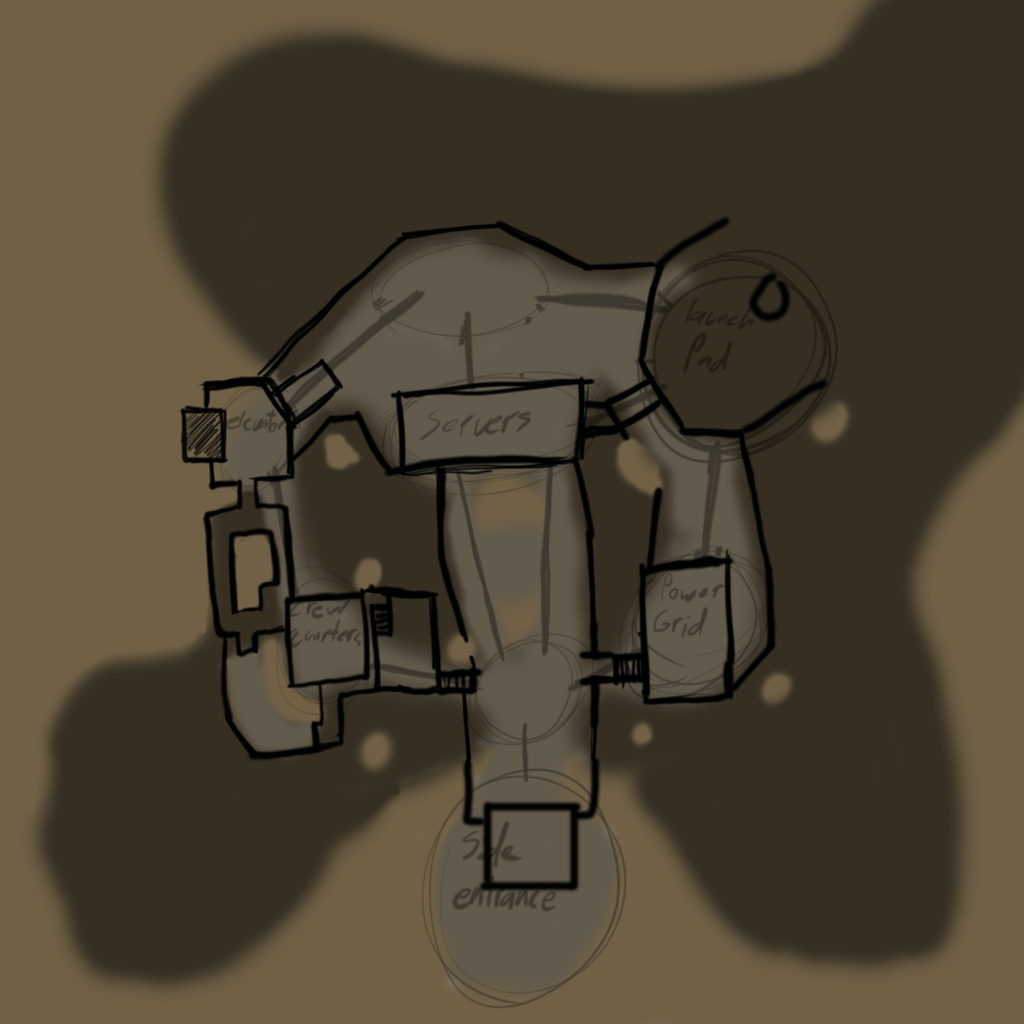
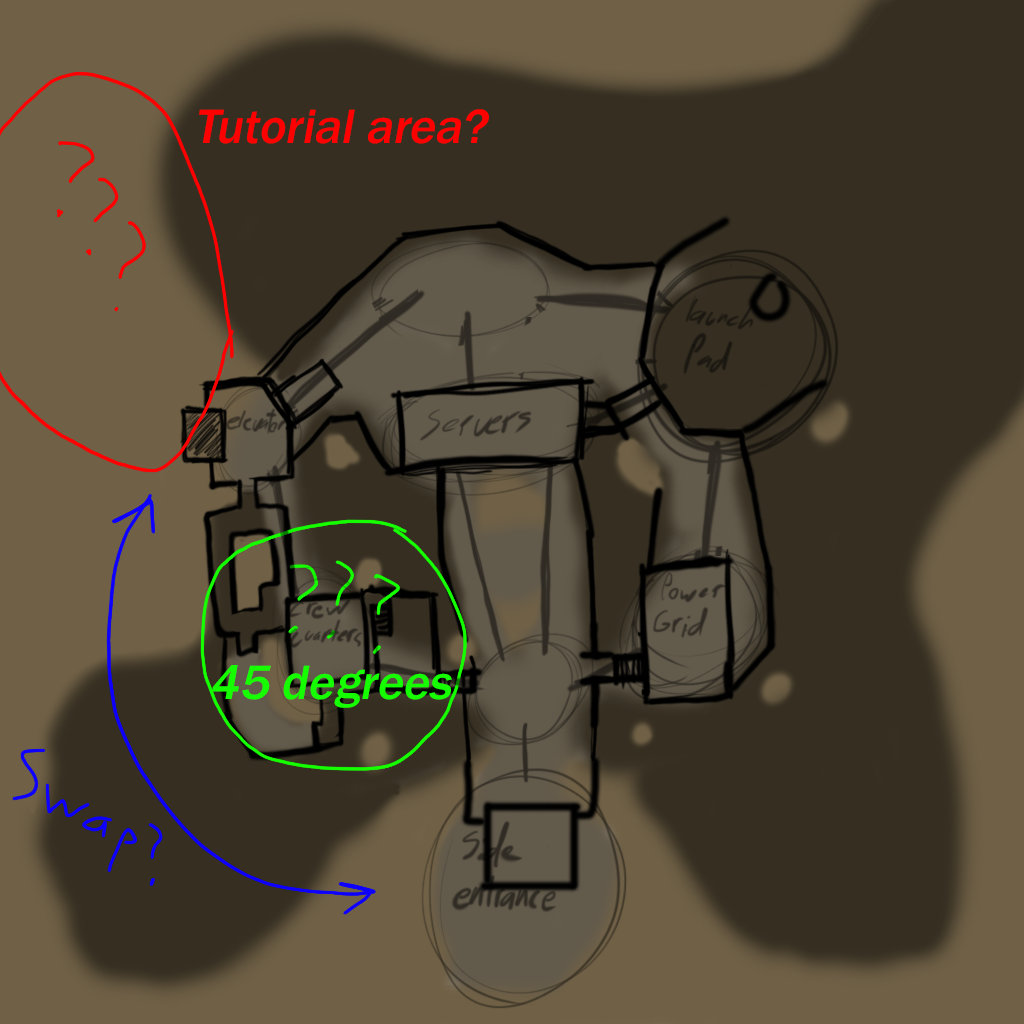
Layers edited between the first and the second 1024 x 1024 image:
added layer "Tutorial area?" above "45 degrees" over [199,109,489,144]
added layer "45 degrees" above "Layer 1" over [212,665,452,708]
"Layer 1": opacity 37% → 52% over [212,240,838,1009]
added layer "Layer 4" above "Layer 3" over [0,71,467,915]
